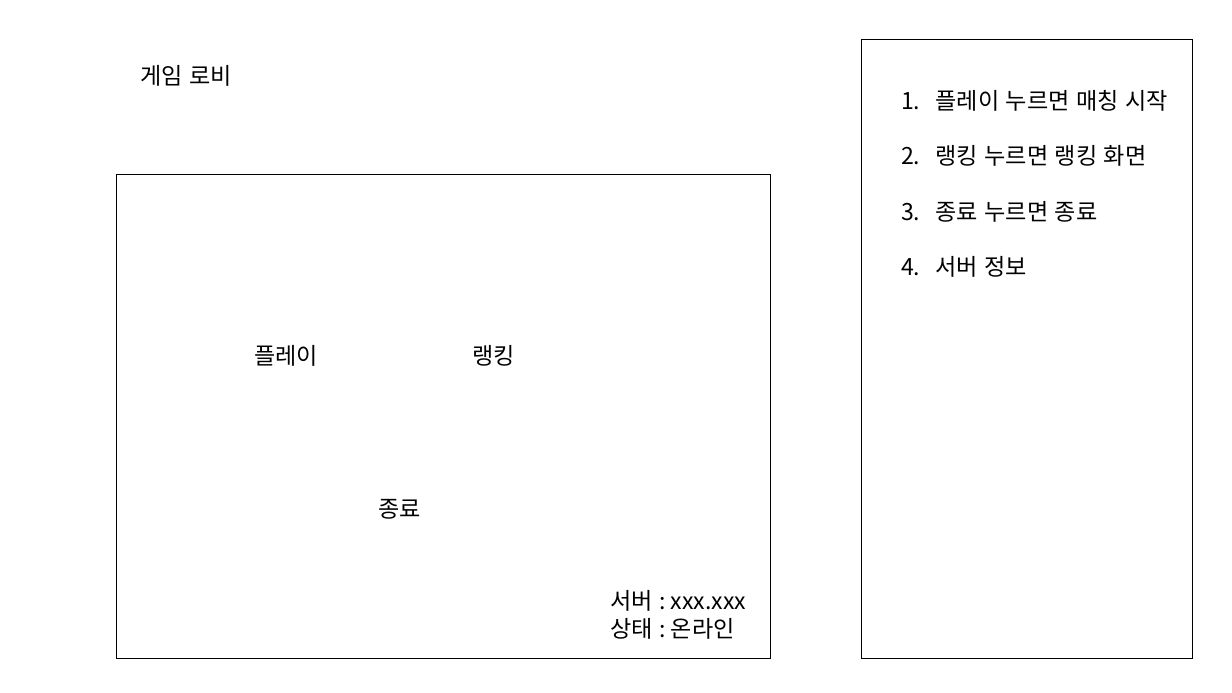
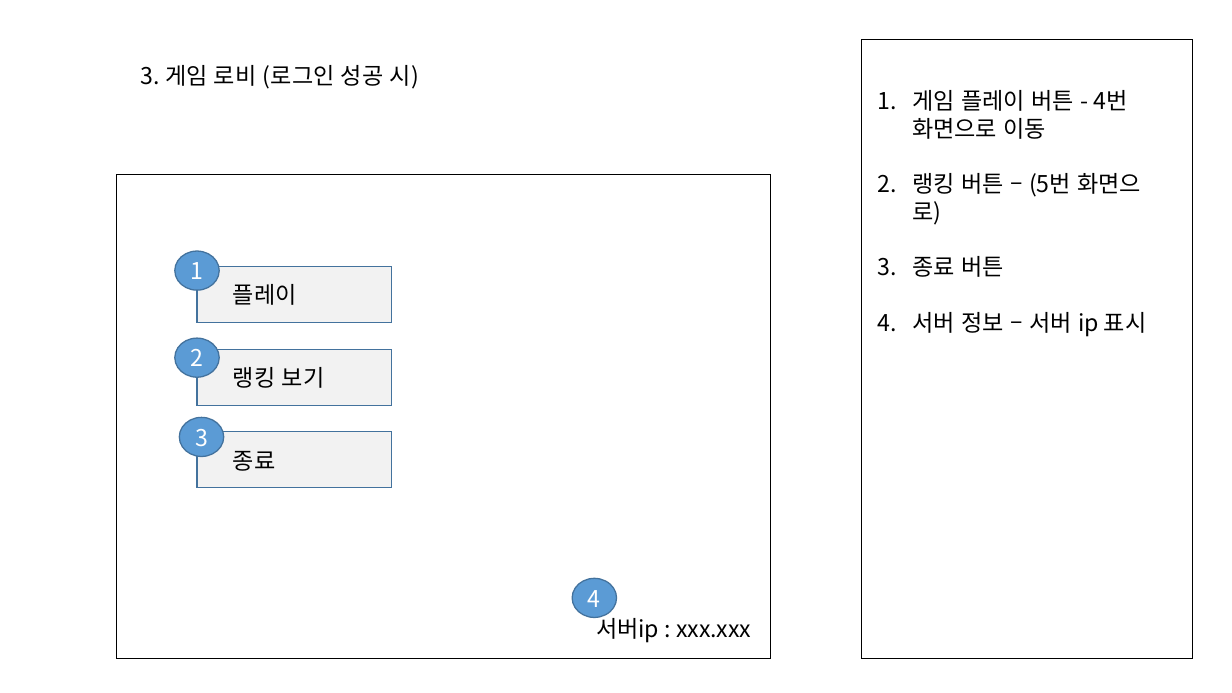
Before and after one commit to Hernameis/rockSissorsPaper_Online, a slide deck: slide 8 of StoryBoard.pptx (slide 5 before the commit). Drawn at 1232x693 pixels with LibreOffice and Linux fonts; fonts in the diff are those of the drawing. Boxes give left, top, right and bottom in pixels: in the first picture for what was removed or moved away, otherwise in the second. Text is boxed around its words. In the diff, an @@ line names an element or a change of style, - is before the commit and + after.

```diff
--- a/StoryBoard.pptx
+++ b/StoryBoard.pptx
@@ text at (x1=141, y1=65, x2=419, y2=89): text changed @@
-게임 로비
+3. 게임 로비 (로그인 성공 시)
@@ text at (x1=912, y1=90, x2=1147, y2=336): text changed @@
-1. 플레이 누르면 매칭 시작
-2. 랭킹 누르면 랭킹 화면
-3. 종료 누르면 종료
-4. 서버 정보
+1. 게임 플레이 버튼 - 4번 화면으로 이동
+2. 랭킹 버튼 – (5번 화면으로)
+3. 종료 버튼
+4. 서버 정보 – 서버 ip 표시
@@ ellipse added at (x1=175, y1=251, x2=219, y2=290), fill #5B9BD5, outline #43739E 1 pt, 18 pt, text #FFFFFF @@
+1
@@ rectangle added at (x1=197, y1=266, x2=391, y2=323), fill #F2F2F2, outline #43739E 1 pt @@
@@ text "플레이" moved from (x1=254, y1=345, x2=318, y2=366) to (x1=233, y1=284, x2=297, y2=305) @@
@@ ellipse added at (x1=175, y1=338, x2=219, y2=377), fill #5B9BD5, outline #43739E 1 pt, 18 pt, text #FFFFFF @@
+2
@@ rectangle added at (x1=197, y1=349, x2=391, y2=406), fill #F2F2F2, outline #43739E 1 pt @@
@@ text at (x1=233, y1=367, x2=325, y2=388): text changed @@
-랭킹
+랭킹 보기
@@ ellipse added at (x1=179, y1=418, x2=224, y2=457), fill #5B9BD5, outline #43739E 1 pt, 18 pt, text #FFFFFF @@
+3
@@ rectangle added at (x1=197, y1=432, x2=391, y2=488), fill #F2F2F2, outline #43739E 1 pt @@
@@ text "종료" moved from (x1=379, y1=499, x2=422, y2=519) to (x1=233, y1=451, x2=276, y2=471) @@
@@ ellipse added at (x1=572, y1=579, x2=616, y2=617), fill #5B9BD5, outline #43739E 1 pt, 18 pt, text #FFFFFF @@
+4
@@ text at (x1=596, y1=613, x2=751, y2=642): text changed @@
-서버 : xxx.xxx
-상태 : 온라인
+서버ip : xxx.xxx
```
Also in this commit, not shown: 5 other slides changed, 5 slides added, 8 slides removed, 20 other files.
